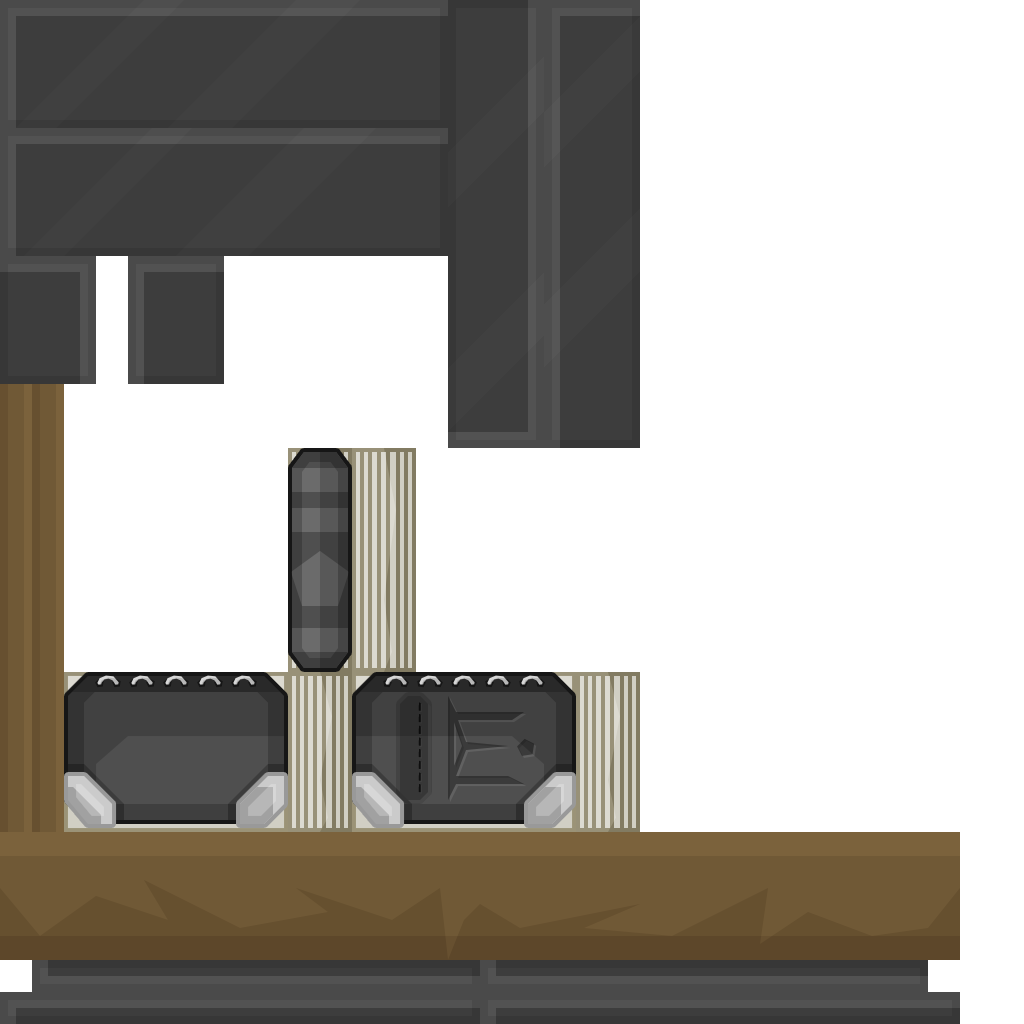
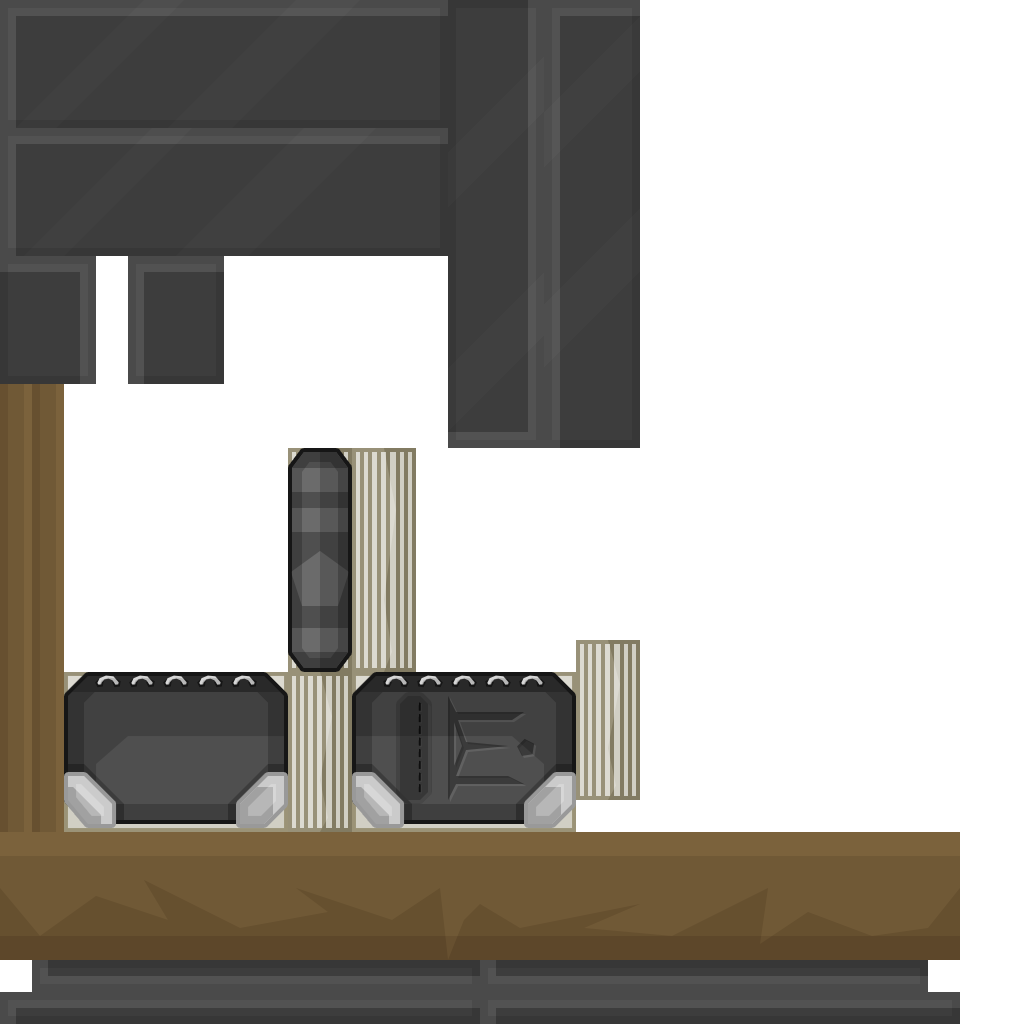
Layers edited between the first and the second 1024×1024 image:
added layer "Layer 9" above "Layer 7" over [576, 640, 640, 800]
painted on "Layer 7" over [576, 672, 640, 832]
hid "Layer 0" over [576, 640, 640, 832]
